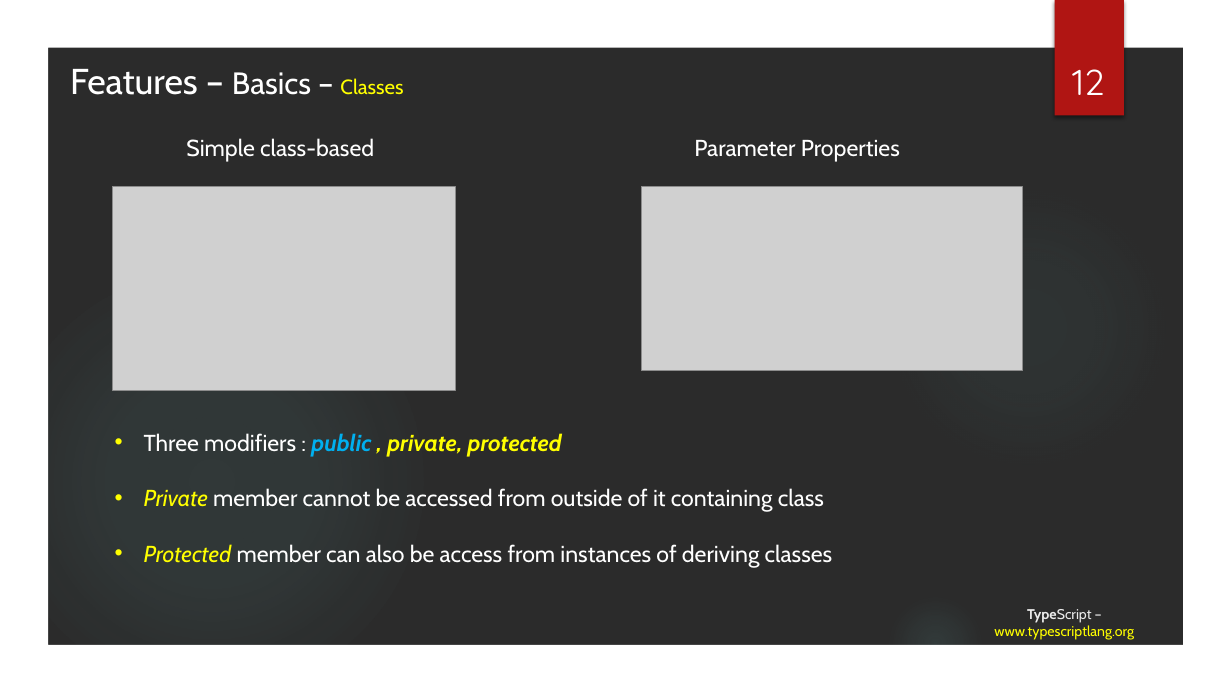
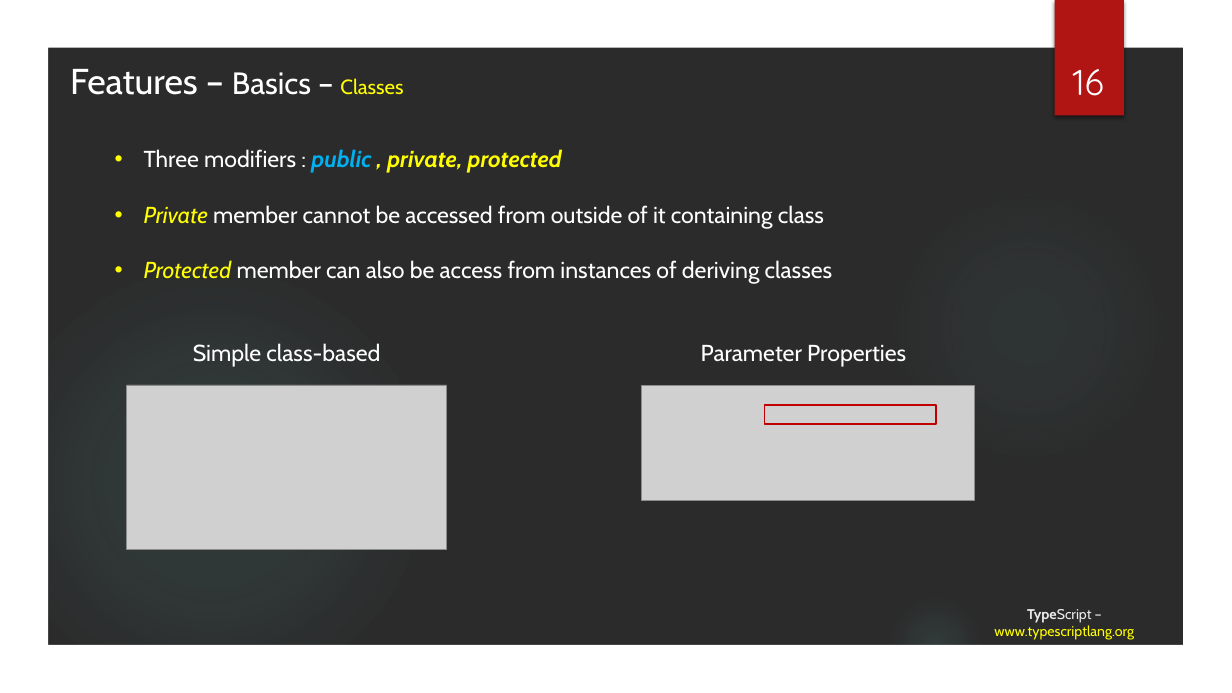
Before and after one commit to tainhx/SSFE, a slide deck: slide 16 of TypeScript.pptx (slide 12 before the commit). Drawn at 1232x693 pixels with LibreOffice and Linux fonts; fonts in the diff are those of the drawing; grey boxes stand for pictures; background and template pictures are left out; a plain dark background stands for a picture behind light text. Boxes give left, top, right and bottom in pixels: in the first picture for what was removed or moved away, otherwise in the second. Text is boxed around its words. In the diff, an @@ line names an element or a change of style, - is before the commit and + after.

```diff
--- a/TypeScript.pptx
+++ b/TypeScript.pptx
@@ page number at [1073,69,1104,96]: text changed @@
-12
+16
@@ text "Three modifiers : public , ...": place and size @@
-text "Three modifiers : public , ..." at [144,433,833,568]
+text "Three modifiers : public , ..." at [144,149,833,284]
@@ picture removed at [113,187,456,391] @@
@@ picture removed at [641,187,1022,371] @@
@@ text "Simple class-based": place and size @@
-text "Simple class-based" at [186,138,374,162]
+text "Simple class-based" at [193,343,380,367]
@@ text "Parameter Properties": place and size @@
-text "Parameter Properties" at [694,140,900,162]
+text "Parameter Properties" at [701,345,906,367]
@@ picture added at [127,385,446,550] @@
@@ picture added at [641,385,974,501] @@
@@ rectangle added at [764,405,935,424], outline #C00000 1.5 pt @@
```
Also in this commit, not shown: 7 other slides changed, 11 slides added, 18 other files.
